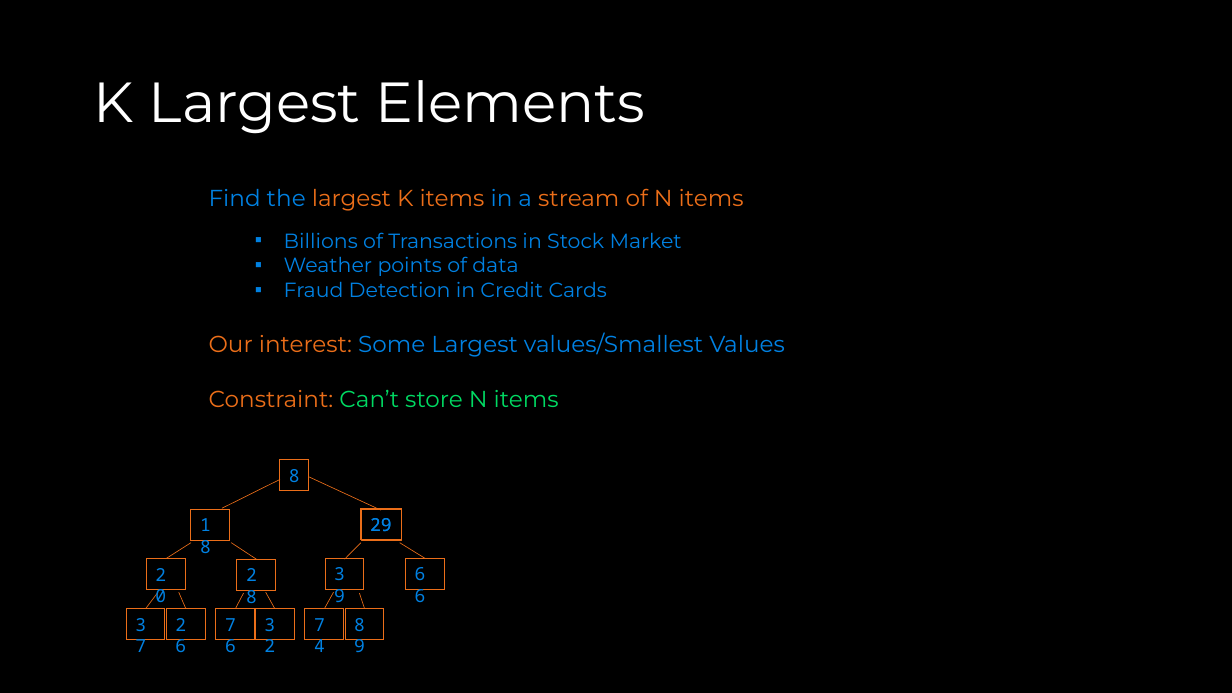
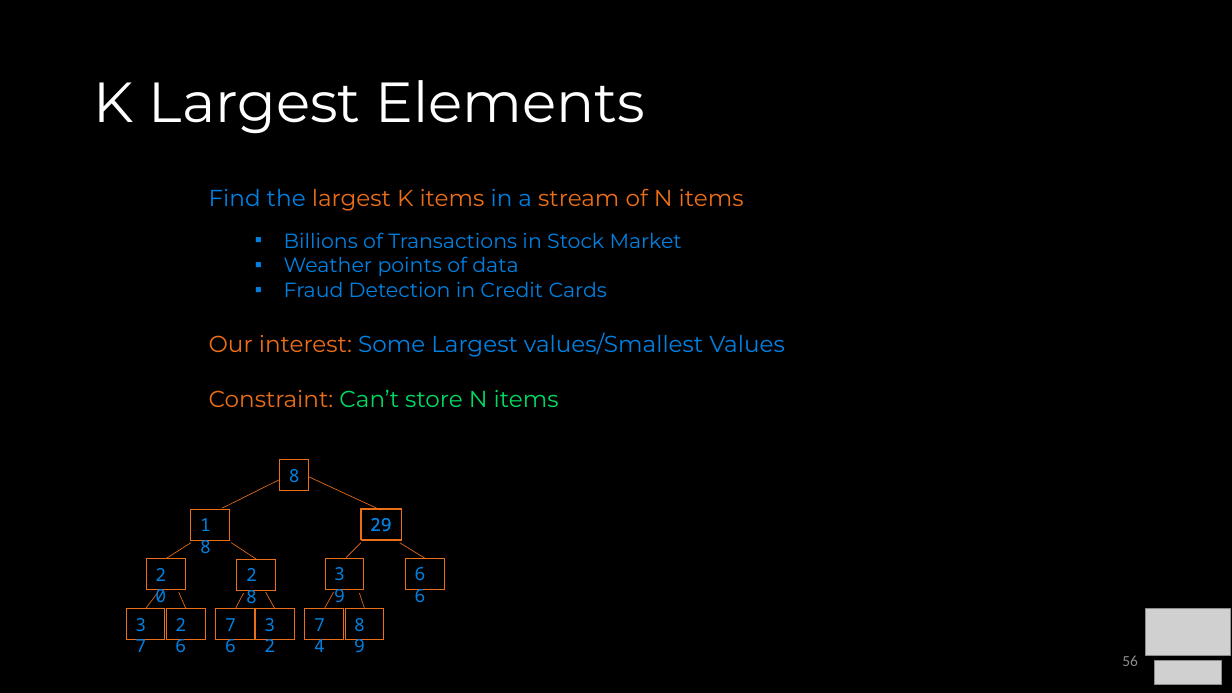
Before and after one commit to COP3530/Instructional-Content, a slide deck: slide 56 of Slides-PPT/5 - Heaps.pptx. Drawn at 1232x693 pixels with LibreOffice and Linux fonts; fonts in the diff are those of the drawing; grey boxes stand for pictures. Boxes give left, top, right and bottom in pixels: in the first picture for what was removed or moved away, otherwise in the second. Text is boxed around its words. In the diff, an @@ line names an element or a change of style, - is before the commit and + after.

```diff
--- a/Slides-PPT/5 - Heaps.pptx
+++ b/Slides-PPT/5 - Heaps.pptx
@@ picture added at (x1=1146, y1=609, x2=1231, y2=656) @@
@@ page number added at (x1=1122, y1=655, x2=1138, y2=666), 12 pt, text #8C8C8C @@
+56
@@ picture added at (x1=1154, y1=661, x2=1222, y2=685) @@
```
Also in this commit, not shown: 79 other slides changed, 1 other file.
